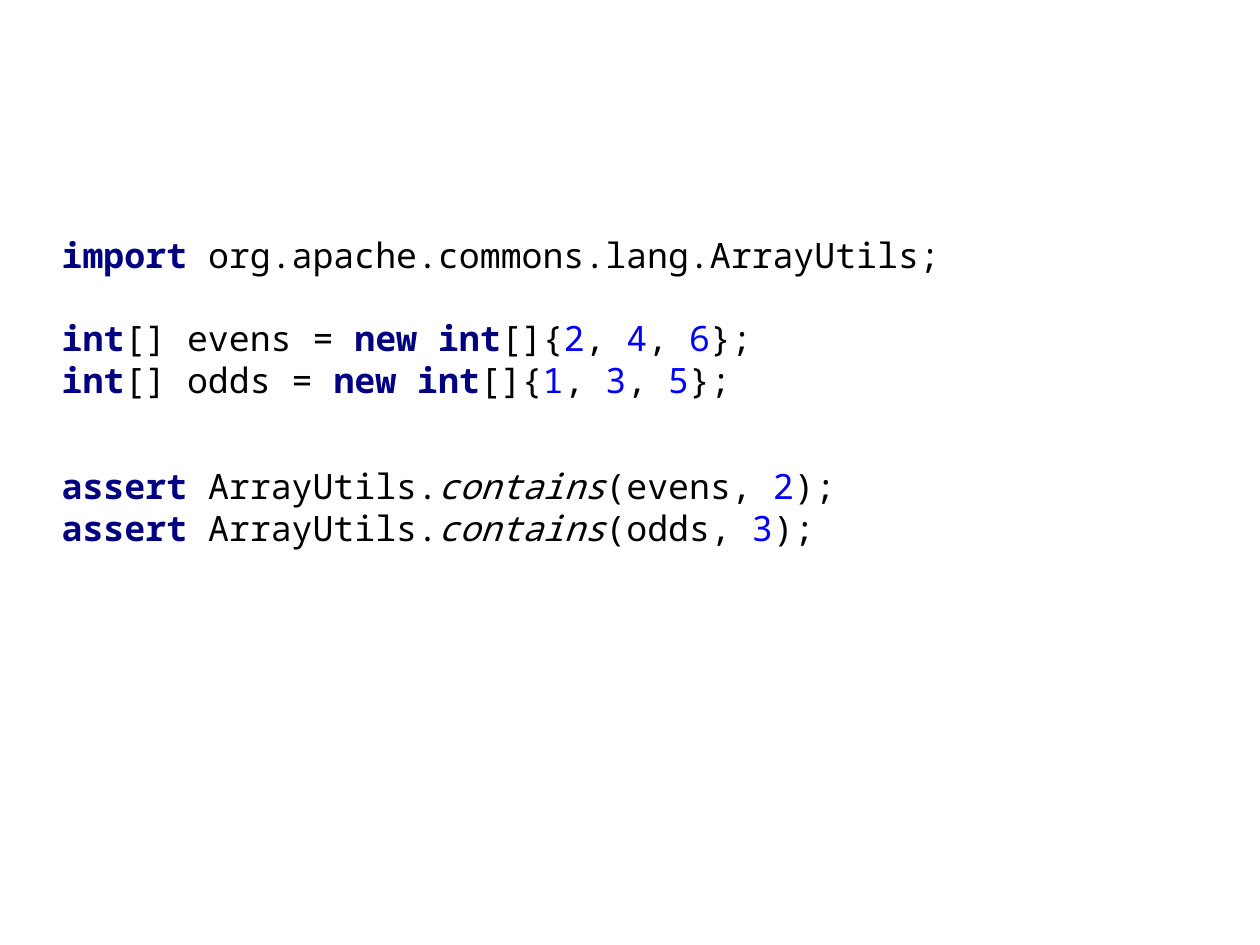
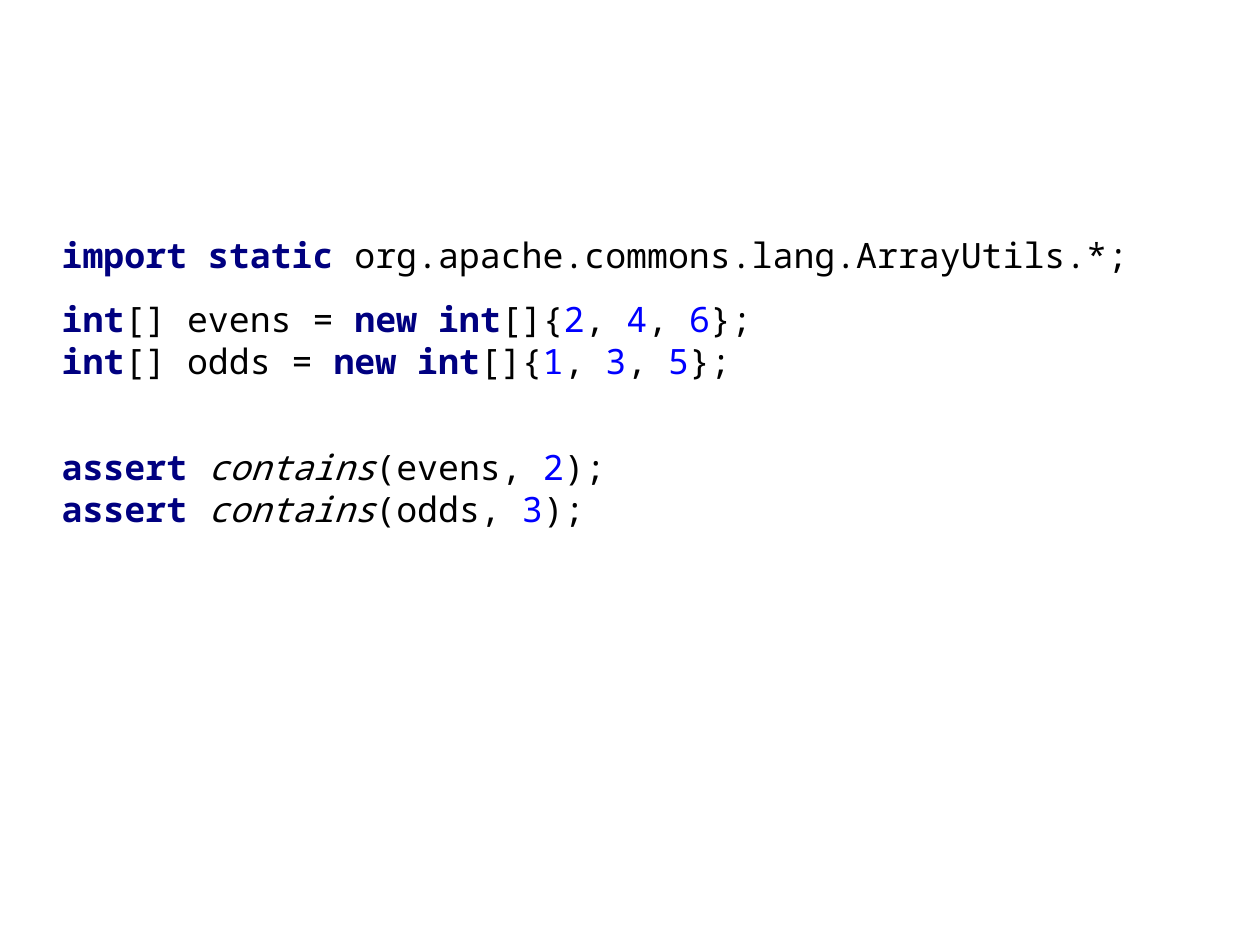
Before and after one commit to HamletDRC/presentations, a slide deck: slide 19 of javaboilerplatebusters/BoilerPlateBusters_33rdDegree.odp (slide 21 before the commit). Drawn at 1260x945 pixels with LibreOffice and Linux fonts; fonts in the diff are those of the drawing; background and template pictures are left out. Boxes give left, top, right and bottom in pixels: in the first picture for what was removed or moved away, otherwise in the second. Text is boxed around its words. In the diff, an @@ line names an element or a change of style, - is before the commit and + after.

```diff
--- a/javaboilerplatebusters/BoilerPlateBusters_33rdDegree.odp
+++ b/javaboilerplatebusters/BoilerPlateBusters_33rdDegree.odp
@@ subtitle at <box>62,241,1128,277</box>: text changed @@
-import org.apache.commons.lang.ArrayUtils;
+import static org.apache.commons.lang.ArrayUtils.*;
@@ subtitle at <box>62,453,606,528</box>: text changed @@
-assert ArrayUtils.contains(evens, 2);
-assert ArrayUtils.contains(odds, 3);
+assert contains(evens, 2);
+assert contains(odds, 3);
```
Also in this commit, not shown: 29 other slides changed, 1 slide added, 2 slides removed.
